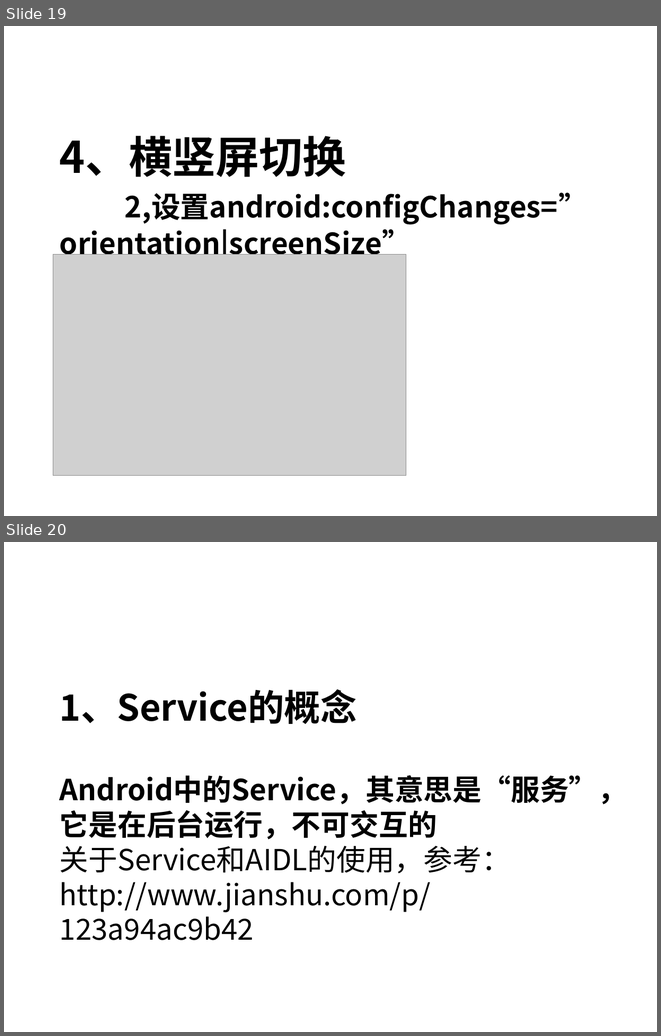
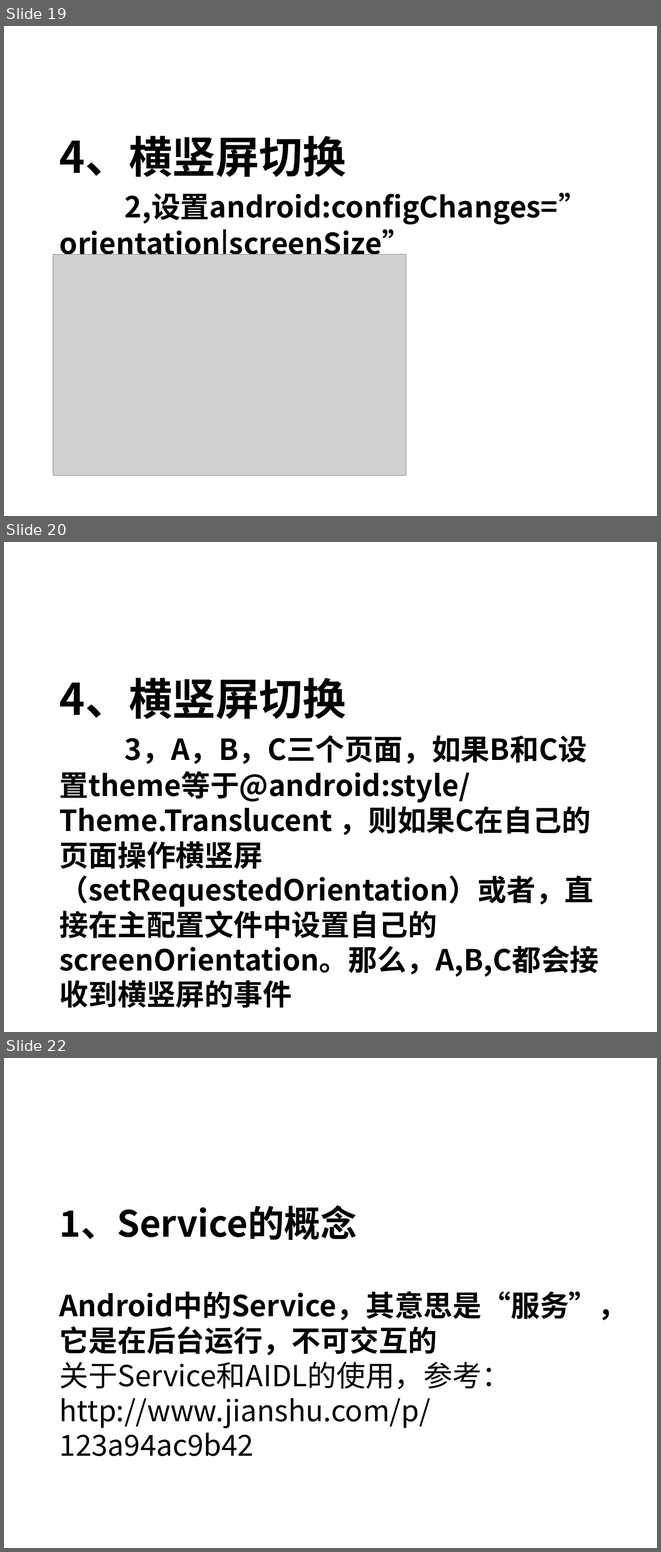
Before and after one commit to zqmao/LifeCycle, a slide deck: Activity和Service.pptx. Shown one above the other, each under a label of ours: slides 19 and 20 before the commit, slides 19, 20 and 22 after it; the slides between them are not shown. The pictures are 661x1036 and 661x1552 pixels, drawn with LibreOffice and Linux fonts; fonts in the diff are those of the drawing; grey boxes stand for pictures; background and template pictures are left out. Boxes give left, top, right and bottom in pixels: in the first picture for what was removed or moved away, otherwise in the second. Text is boxed around its words. In the diff, an @@ line names an element or a change of style, - is before the commit and + after.

```diff
--- a/Activity和Service.pptx
+++ b/Activity和Service.pptx
@@ slide 20 added at (4,542,657,1032), background picture (left out) @@
@@ title added at (60,678,599,977), 32 pt, text #000000, bold @@
+4、横竖屏切换
+3，A，B，C三个页面，如果B和C设置theme等于@android:style/Theme.Translucent ，则如果C在自己的页面操作横竖屏（setRequestedOrientation）或者，直接在主配置文件中设置自己的screenOrientation。那么，A,B,C都会接收到横竖屏的事件
@@ what was slide 20 is now slide 22 @@
```
Also in this commit, not shown: 1 other slide added, 7 other files.
